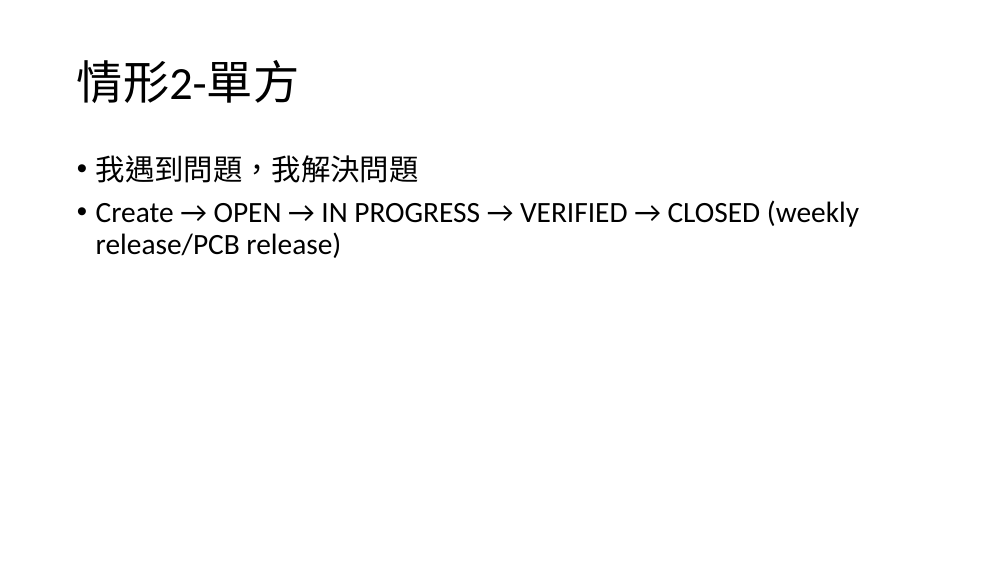
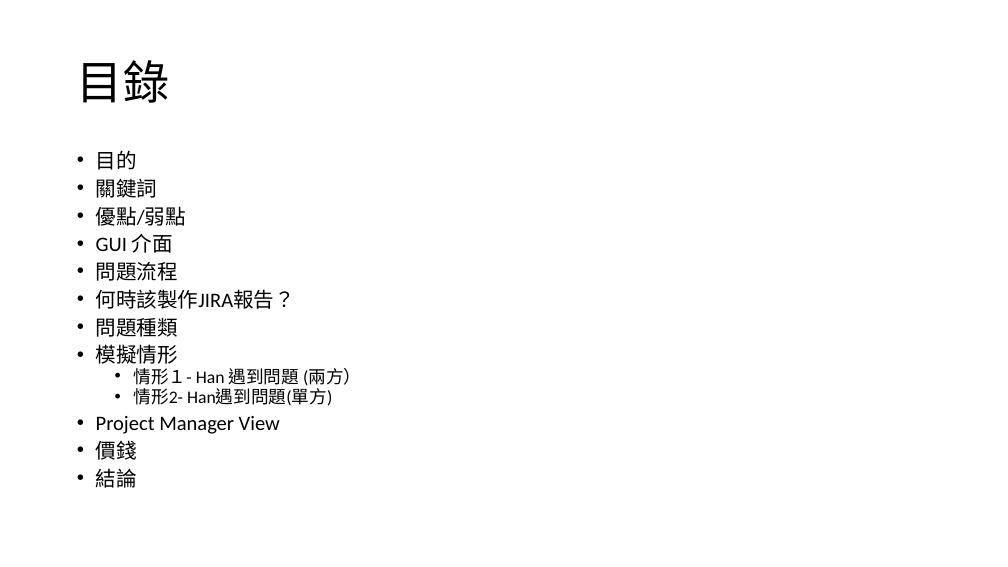
Before and after one commit to HanFormosa/JIRA, a slide deck: slide 3 of JIRA Proposal.pptx (slide 24 before the commit). Drawn at 1008x567 pixels with LibreOffice and Linux fonts; fonts in the diff are those of the drawing. Boxes give left, top, right and bottom in pixels: in the first picture for what was removed or moved away, otherwise in the second. Text is boxed around its words. In the diff, an @@ line names an element or a change of style, - is before the commit and + after.

```diff
--- a/JIRA Proposal.pptx
+++ b/JIRA Proposal.pptx
@@ title at (x1=77, y1=60, x2=169, y2=103): text changed @@
-情形2-單方
+目錄
@@ text at (x1=96, y1=150, x2=361, y2=488): text changed; size 28 to 19.6 pt @@
-• 我遇到問題，我解決問題
-• Create → OPEN → IN PROGRESS → VERIFIED → CLOSED (weekly release/PCB release)
+• 目的
+• 關鍵詞
+• 優點/弱點
+• GUI 介面
+• 問題流程
+• 何時該製作JIRA報告？
+• 問題種類
+• 模擬情形
+  • 情形１- Han 遇到問題 (兩方）
+  • 情形2- Han遇到問題(單方)
+• Project Manager View
+• 價錢
+• 結論
```
Also in this commit, not shown: 12 other slides changed, 17 slides added.
